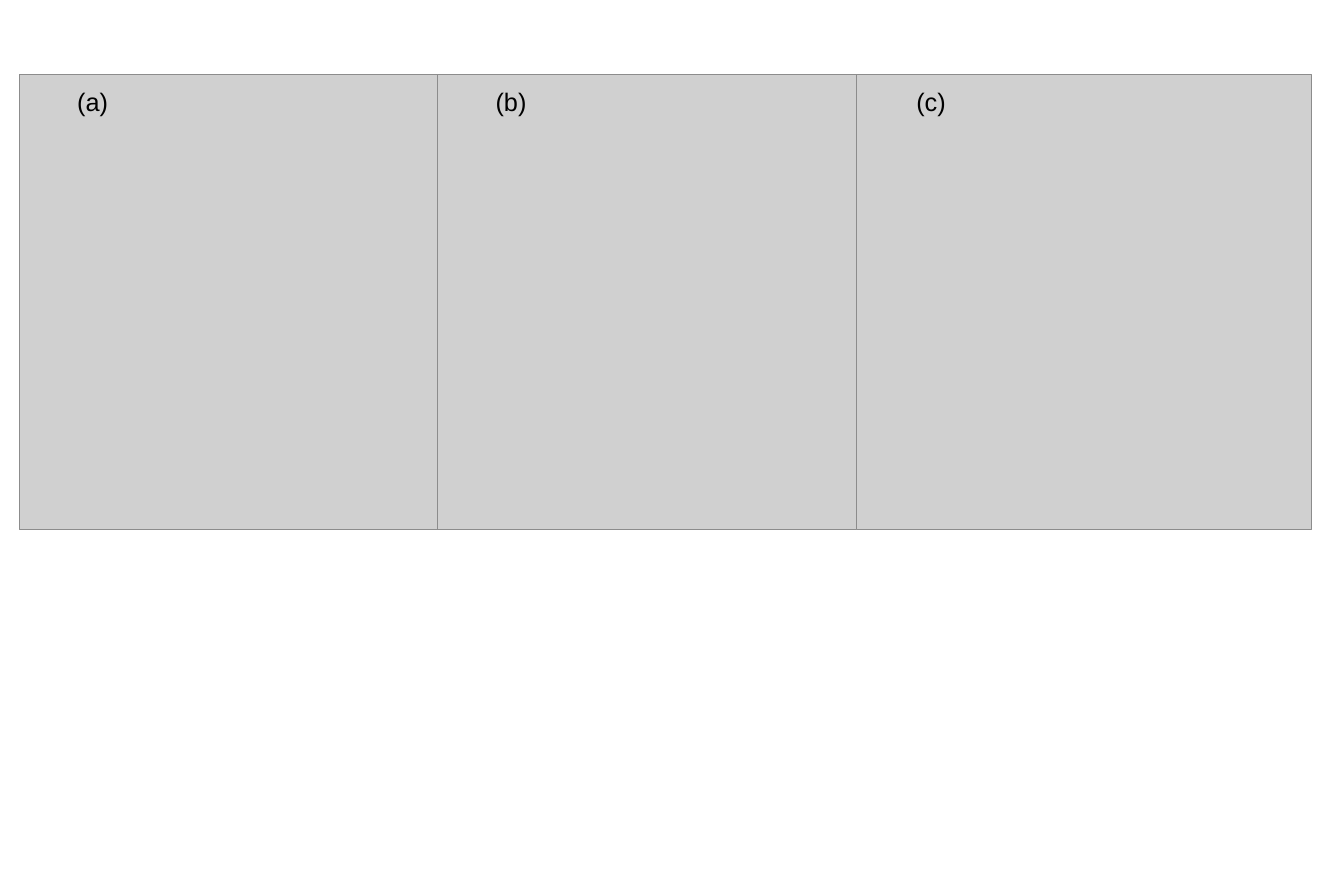
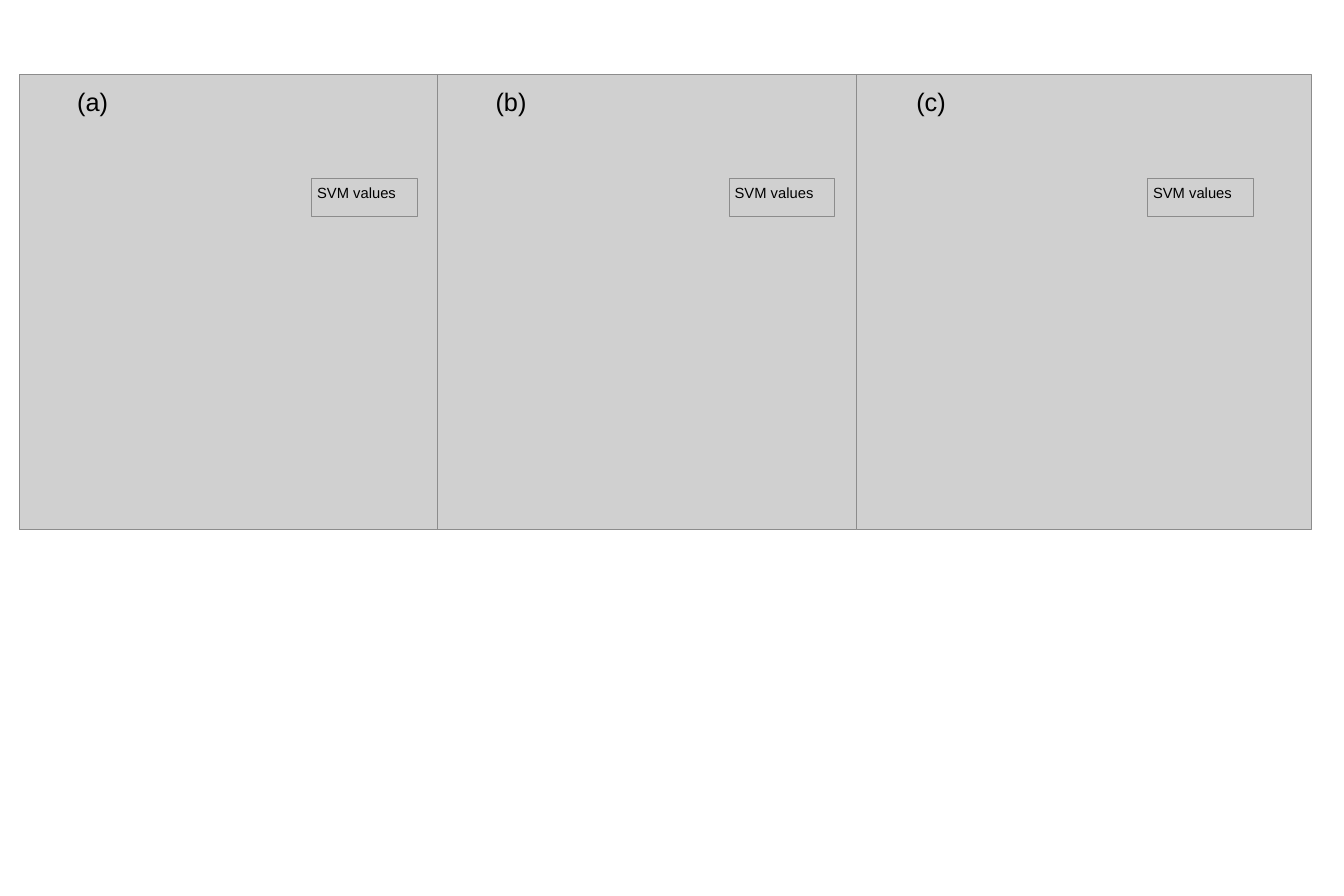
Before and after one commit to Bgolearn/CodeDemo, a slide deck: slide 1 of multiobject_examples_book/MO_selection/EI_HV/EI.pptx. Drawn at 1344x896 pixels with LibreOffice and Linux fonts; fonts in the diff are those of the drawing; grey boxes stand for pictures. Boxes give left, top, right and bottom in pixels: in the first picture for what was removed or moved away, otherwise in the second. Text is boxed around its words. In the diff, an @@ line names an element or a change of style, - is before the commit and + after.

```diff
--- a/multiobject_examples_book/MO_selection/EI_HV/EI.pptx
+++ b/multiobject_examples_book/MO_selection/EI_HV/EI.pptx
@@ picture added at [312, 178, 417, 216] @@
@@ picture added at [729, 178, 834, 216] @@
@@ picture added at [1148, 178, 1253, 216] @@
@@ text added at [317, 187, 396, 198], 14 pt, text #000000 @@
+SVM values
@@ text added at [735, 187, 814, 198], 14 pt, text #000000 @@
+SVM values
@@ text added at [1153, 187, 1232, 198], 14 pt, text #000000 @@
+SVM values
```
Also in this commit, not shown: 1 slide added, 56 other files.
